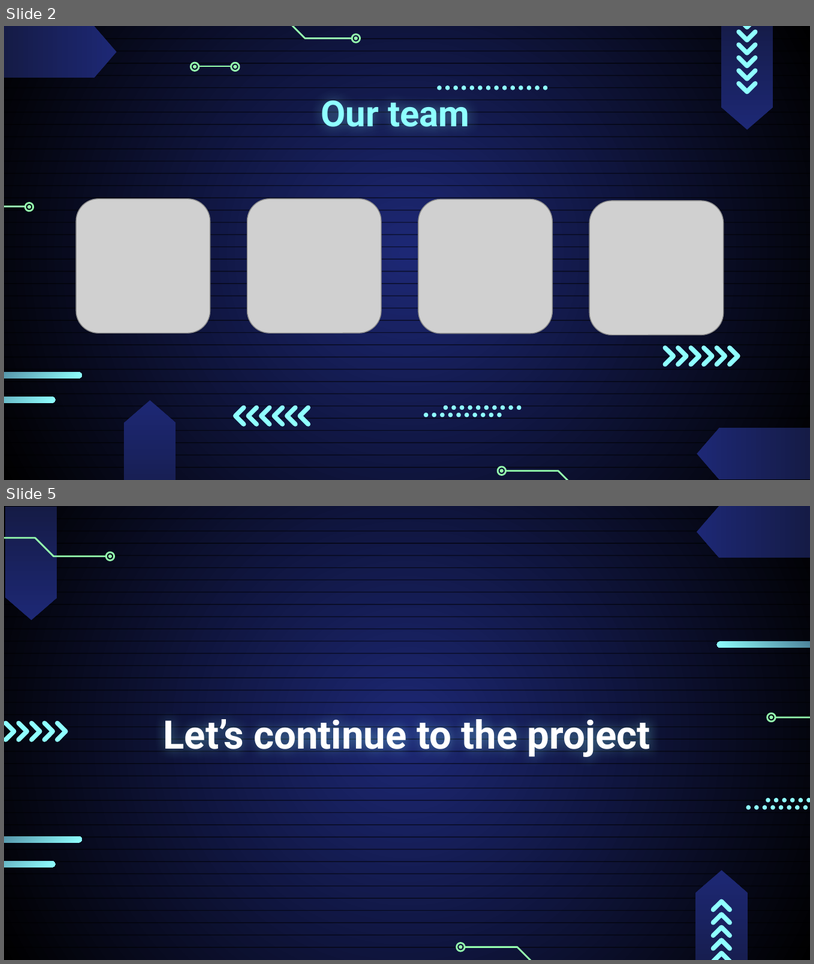
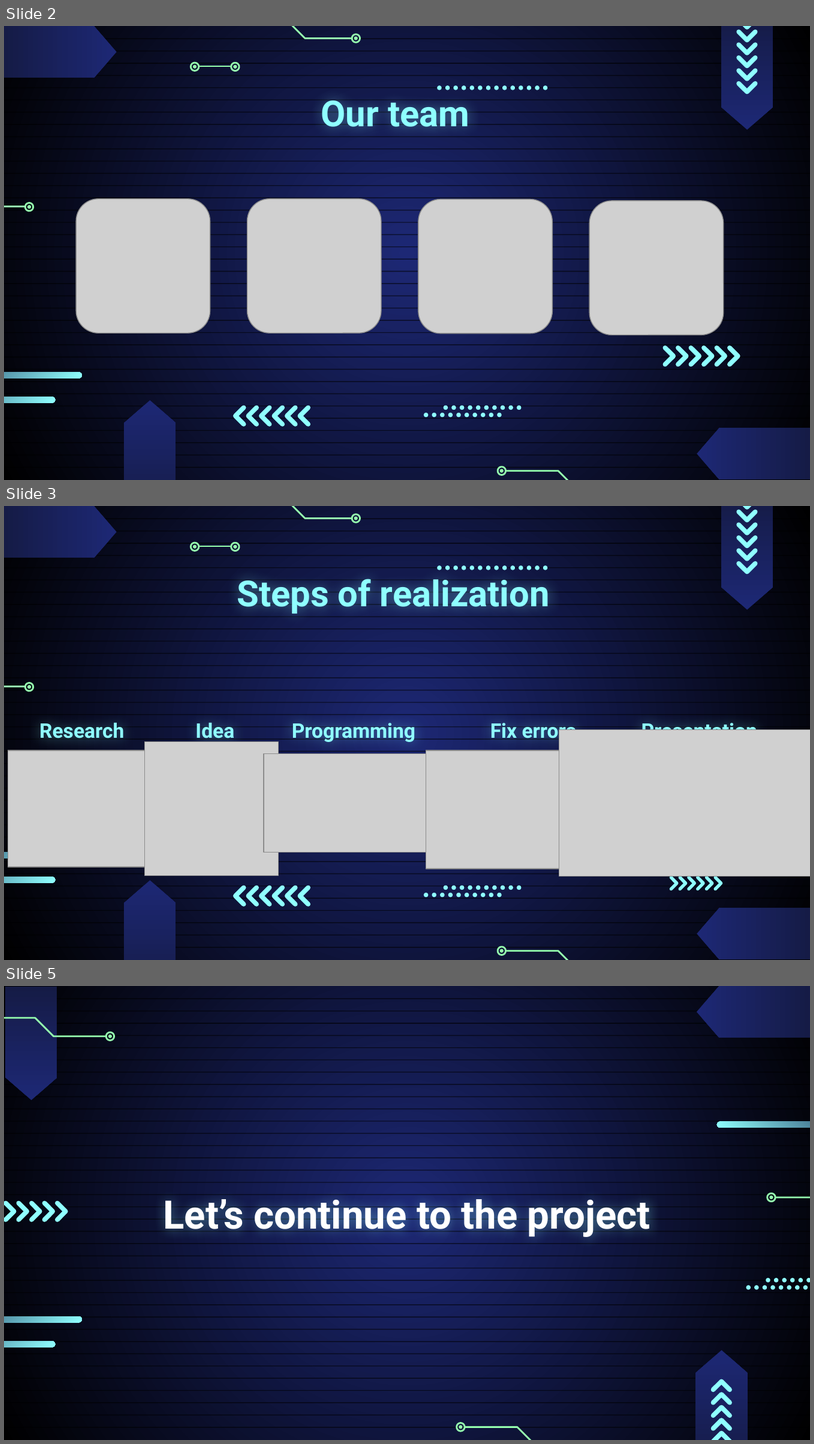
Before and after one commit to codingburgas/2425-11-g-pp-student-practices-assignment-team8, a slide deck: documentation/Presentation_edualign.pptx. Shown one above the other, each under a label of ours: slides 2 and 5 before the commit, slides 2, 3 and 5 after it; the slides between them are not shown. The pictures are 814x964 and 814x1444 pixels, drawn with LibreOffice and Linux fonts; fonts in the diff are those of the drawing; grey boxes stand for pictures. Boxes give left, top, right and bottom in pixels: in the first picture for what was removed or moved away, otherwise in the second. Text is boxed around its words. In the diff, an @@ line names an element or a change of style, - is before the commit and + after.

```diff
--- a/documentation/Presentation_edualign.pptx
+++ b/documentation/Presentation_edualign.pptx
@@ slide 3 added at bbox=[4, 506, 810, 960], background gradient #1D2875 to #000000; not listed: 69 template elements that a slide beside it also shows @@
@@ group added at bbox=[191, 542, 239, 551]: 5 freeform shapes @@
@@ title added at bbox=[237, 579, 550, 613], 32 pt, text #8FFFFF, bold @@
+Steps of realization
@@ text added at bbox=[642, 720, 758, 730], 18 pt, text #8FFFFF, bold @@
+Presentation
@@ text added at bbox=[39, 723, 124, 738], 18 pt, text #8FFFFF, bold @@
+Research
@@ text added at bbox=[195, 723, 234, 743], 18 pt, text #8FFFFF, bold @@
+Idea
@@ text added at bbox=[292, 723, 416, 742], 18 pt, text #8FFFFF, bold @@
+Programming
@@ text added at bbox=[491, 723, 577, 743], 18 pt, text #8FFFFF, bold @@
+Fix errors
@@ picture added at bbox=[560, 729, 810, 876] @@
@@ picture added at bbox=[8, 750, 164, 867] @@
@@ picture added at bbox=[144, 741, 278, 876] @@
@@ picture added at bbox=[264, 754, 440, 852] @@
@@ picture added at bbox=[426, 750, 637, 869] @@
@@ rounded rectangle added at bbox=[4, 852, 81, 858], fill gradient #151B46 to #8FFFFF @@
@@ rounded rectangle added at bbox=[4, 876, 55, 882], fill gradient #151B46 to #8FFFFF @@
@@ group added at bbox=[670, 876, 723, 890]: 6 freeform shapes @@
@@ group added at bbox=[233, 885, 311, 906]: 6 freeform shapes @@
@@ group added at bbox=[424, 885, 522, 897]: 20 ellipses @@
```
Also in this commit, not shown: 1 slide changed, 1 slide removed.
